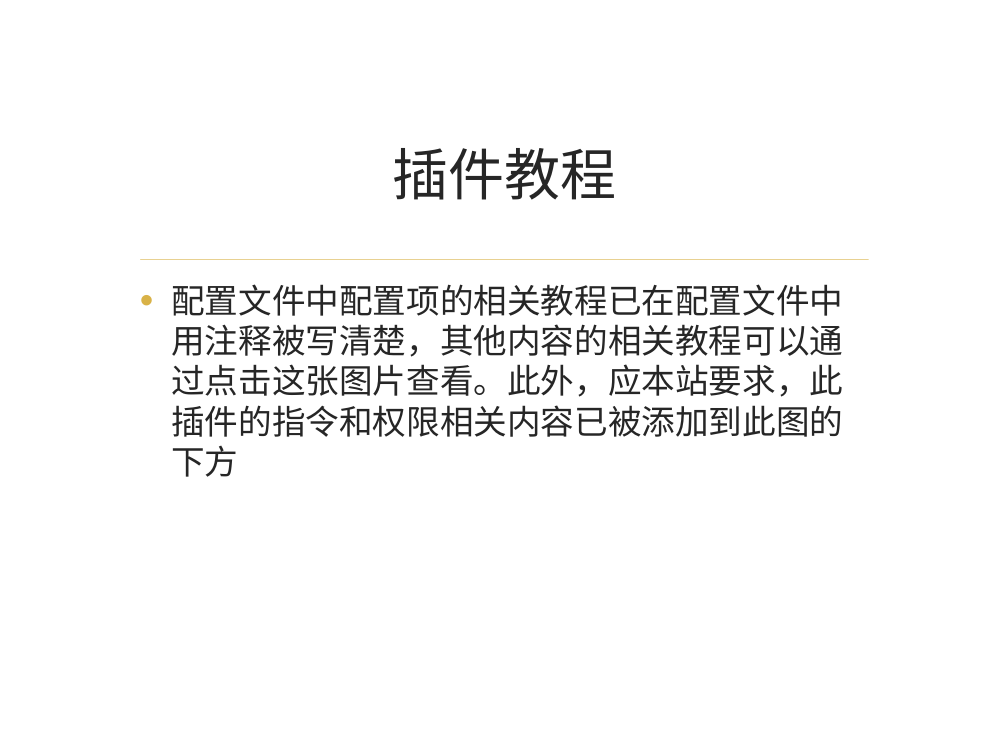
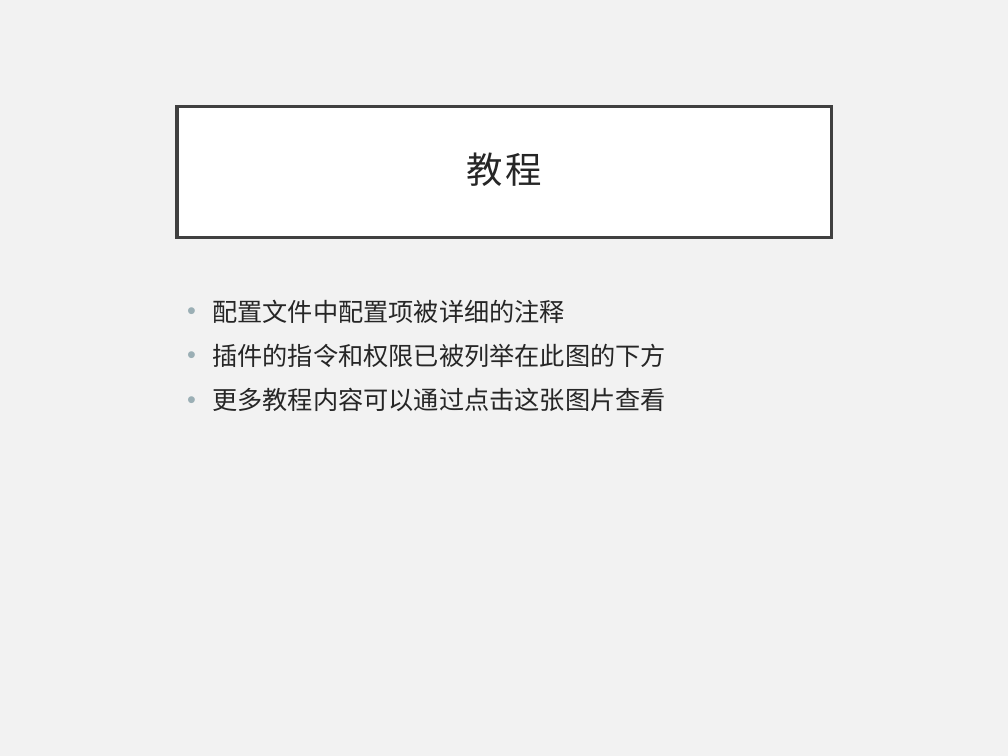
Before and after one commit to Steev93/easy-gui-shop, a slide deck: slide 2 of introduction/egs.pptx (slide 5 before the commit). Drawn at 1008x756 pixels with LibreOffice and Linux fonts; fonts in the diff are those of the drawing; background and template pictures are left out. Boxes give left, top, right and bottom in pixels: in the first picture for what was removed or moved away, otherwise in the second. Text is boxed around its words. In the diff, an @@ line names an element or a change of style, - is before the commit and + after.

```diff
--- a/introduction/egs.pptx
+++ b/introduction/egs.pptx
@@ background picture (left out) to #F2F2F2 @@
@@ title "教程": place and size @@
-title "教程" at bbox=[393, 148, 617, 200]
+title "教程" at bbox=[177, 106, 832, 237]
@@ title "教程" at bbox=[177, 106, 832, 237]: fill none to #FFFFFF; outline none to #404040 2.5 pt @@
@@ title at bbox=[466, 152, 542, 186]: text changed; size 40 to 26 pt; font Times New Roman to Calibri @@
-插件教程
+教程
@@ line removed from (141, 260) to (868, 260) @@
@@ text at bbox=[212, 300, 666, 411]: text changed; size 24 to 18 pt; font Times New Roman to Calibri @@
-• 配置文件中配置项的相关教程已在配置文件中用注释被写清楚，其他内容的相关教程可以通过点击这张图片查看。此外，应本站要求，此插件的指令和权限相关内容已被添加到此图的下方
+• 配置文件中配置项被详细的注释
+• 插件的指令和权限已被列举在此图的下方
+• 更多教程内容可以通过点击这张图片查看
```
Also in this commit, not shown: 1 other slide changed, 3 slides removed, 5 other files.
